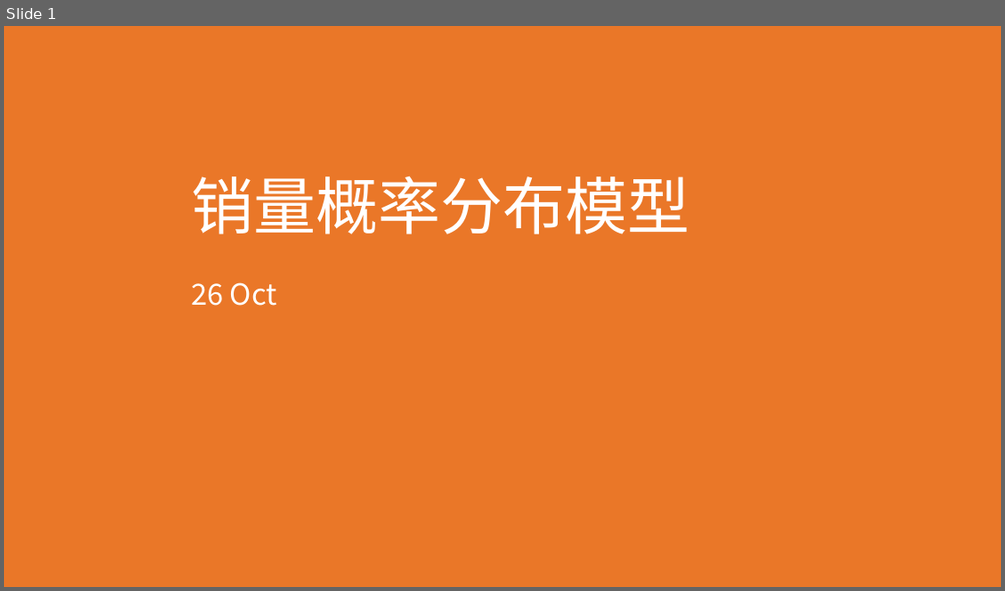
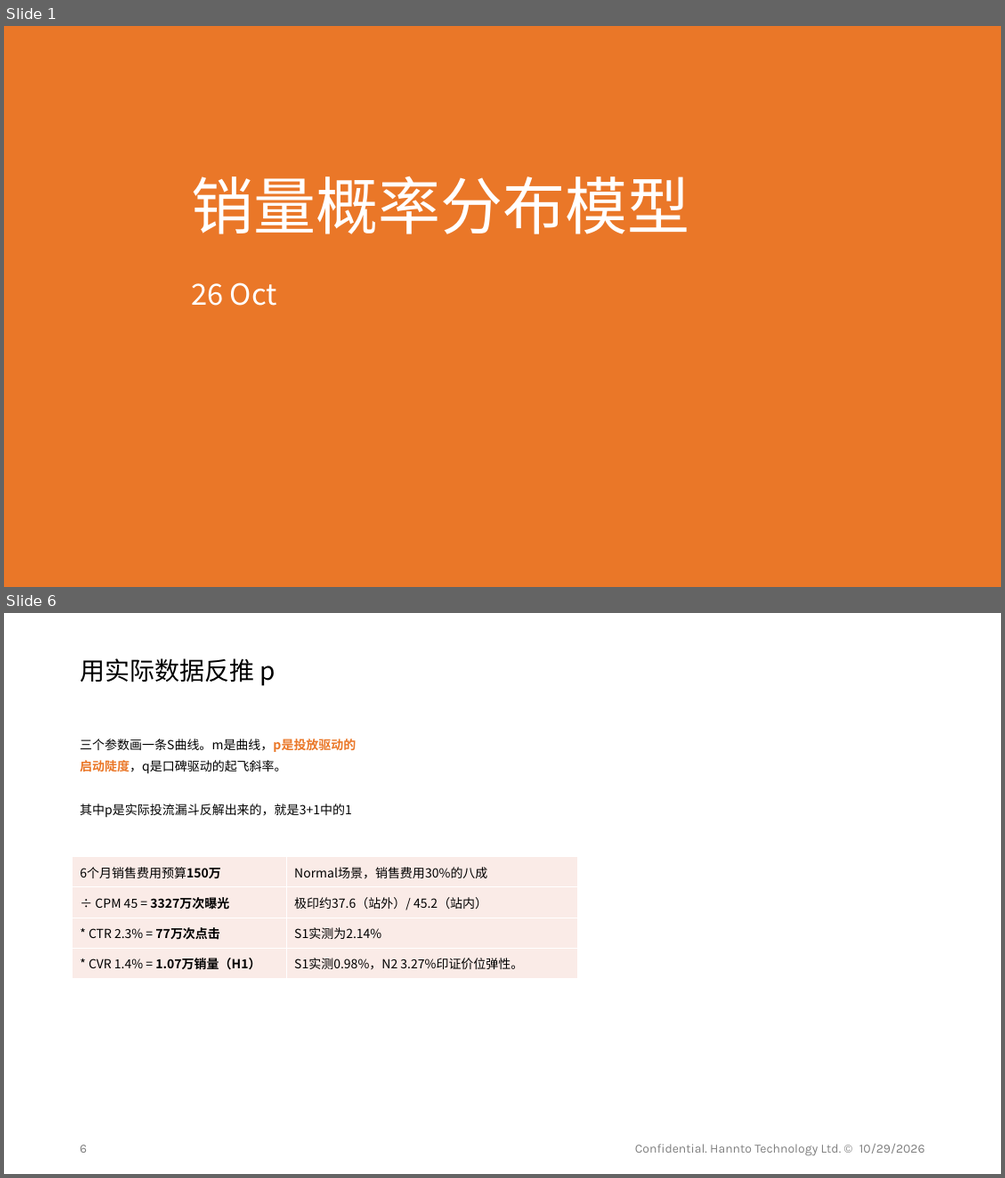
Before and after one commit to shengnanxiang/code_aiken, a slide deck: 极印版 aiken/销量概率模型/销量概率分布模型介绍.pptx. Shown one above the other, each under a label of ours: slide 1 before the commit, slides 1 and 6 after it; the slides between them are not shown. The pictures are 1005x591 and 1005x1178 pixels, drawn with LibreOffice and Linux fonts; fonts in the diff are those of the drawing; background and template pictures are left out. Boxes give left, top, right and bottom in pixels: in the first picture for what was removed or moved away, otherwise in the second. Text is boxed around its words. In the diff, an @@ line names an element or a change of style, - is before the commit and + after.

```diff
--- a/极印版 aiken/销量概率模型/销量概率分布模型介绍.pptx
+++ b/极印版 aiken/销量概率模型/销量概率分布模型介绍.pptx
@@ slide 6 added at bbox=[4, 613, 1001, 1174], background #FFFFFF @@
@@ text added at bbox=[80, 658, 275, 686], 24 pt, text #000000 @@
+用实际数据反推 p
@@ text added at bbox=[80, 738, 356, 817], 12 pt, text #000000 @@
+三个参数画一条S曲线。m是曲线，p是投放驱动的启动陡度，q是口碑驱动的起飞斜率。
+其中p是实际投流漏斗反解出来的，就是3+1中的1
@@ table added at bbox=[73, 857, 578, 978], 4 rows, 2 columns @@
+6个月销售费用预算150万 | Normal场景，销售费用30%的八成
+÷ CPM 45 = 3327万次曝光 | 极印约37.6（站外）/ 45.2（站内）
+* CTR 2.3% = 77万次点击 | S1实测为2.14%
+* CVR 1.4% = 1.07万销量（H1） | S1实测0.98%，N2 3.27%印证价位弹性。
@@ page number added at bbox=[80, 1144, 87, 1152], 12 pt, text #808080 @@
+6
@@ text added at bbox=[635, 1143, 925, 1156], 12 pt, text #808080 @@
+Confidential. Hannto Technology Ltd. © 10/29/2026
```
Also in this commit, not shown: 3 slides changed, 1 other slide added.
